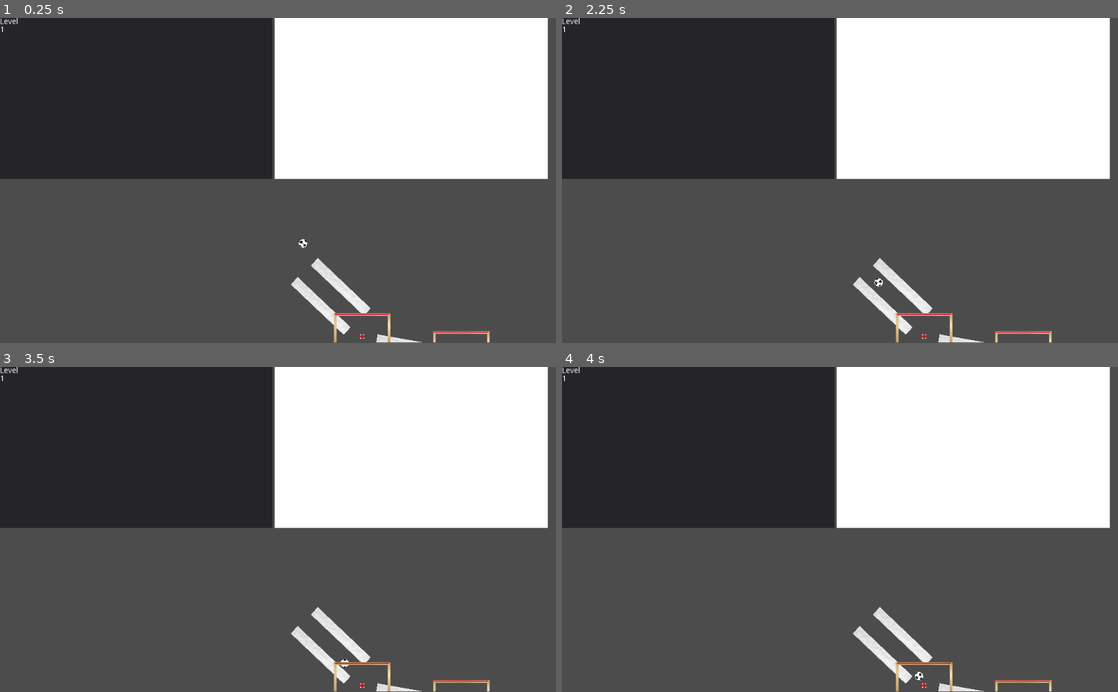
Above: before the commit, frames 1-4 (two rows, left to right).
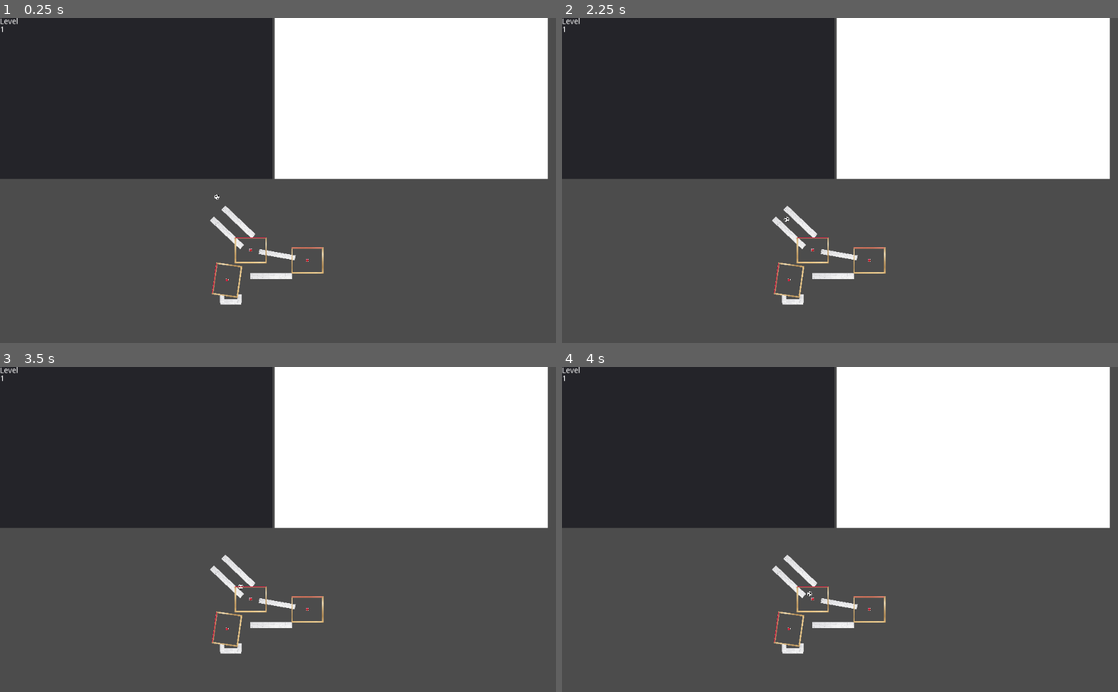
Above: after the commit, the same moments.

Repository: MariusDoe/DropInShapes
Game: Godot game, scene res://UI.tscn
Same seed, same stepped clock (60 frames per second), same inputs: the game is played once before the commit and once after it.
Inputs (mouse positions are in pixels of both pictures, inside the frame that each line leads up to):
- Up to frame 1 (0.25 s): no input
- Up to frame 2 (2.25 s): tap Enter at 0.5 s; move the mouse to (973, 99) at 0.52 s; click (973, 99) at 0.67 s; move the mouse to (728, 196) at 1.27 s; click (728, 196) at 1.42 s; move the mouse to (895, 109) at 2.02 s; click (895, 109) at 2.17 s
- Up to frame 3 (3.5 s): move the mouse to (250, 594) at 2.77 s; click (250, 594) at 2.92 s
- Up to frame 4 (4 s): move the mouse to (1006, 578) at 3.52 s; click (1006, 578) at 3.67 s

The runs differ from the first frame. In frame 1, 2.2% of the frame differs, in the area x 37-89%, y 54-100%; in frame 2, 2.2%; in frame 3, 2.2%; in frame 4, 2.2%.

Commit message:
added main camera centering

Diff:
--- a/src/Camera2D.gd
+++ b/src/Camera2D.gd
@@ -1,7 +1,20 @@
 extends Camera2D
+
+class_name MainViewportCamera
 
 func _ready():
 	make_current()
 
-func _process(delta):
-	zoom = Vector2(2, 2)
+func show_size(show: Vector2):
+	var size = (get_parent() as Viewport).size
+	var adjustedShow = show
+	var showOffset = Vector2(0, 0)
+	if show.x / show.y > size.x / size.y:
+		adjustedShow.y = show.x * size.y / size.x
+		showOffset.y -= (adjustedShow.y - show.y) / 2
+	else:
+		adjustedShow.x = show.y * size.x / size.y
+		showOffset.x -= (adjustedShow.x - show.x) / 2
+	var zoom_xy = adjustedShow.x / size.x
+	zoom = Vector2(zoom_xy, zoom_xy)
+	position = showOffset / 2 + adjustedShow / 2
--- a/src/GameController.gd
+++ b/src/GameController.gd
@@ -1,11 +1,14 @@
 extends Control
 
 var main: Node2D
+var camera: MainViewportCamera
 var draw: Draw
 
 func _ready():
 	main = get_node("VBoxContainer/MainViewportContainer/Viewport/Main")
 	draw = get_node("VBoxContainer/HBoxContainer/Draw")
+	camera = get_node("VBoxContainer/MainViewportContainer/Viewport/Camera2D")
+	camera.show_size(Vector2(850, 700))
 
 func _on_Draw_done_drawing():
 	add_drawn_static(Vector2(500, 500))
--- a/src/project.godot
+++ b/src/project.godot
@@ -13,9 +13,15 @@
 "class": "Draw",
 "language": "GDScript",
 "path": "res://Draw.gd"
+}, {
+"base": "Camera2D",
+"class": "MainViewportCamera",
+"language": "GDScript",
+"path": "res://Camera2D.gd"
 } ]
 _global_script_class_icons={
-"Draw": ""
+"Draw": "",
+"MainViewportCamera": ""
 }
 
 [application]
